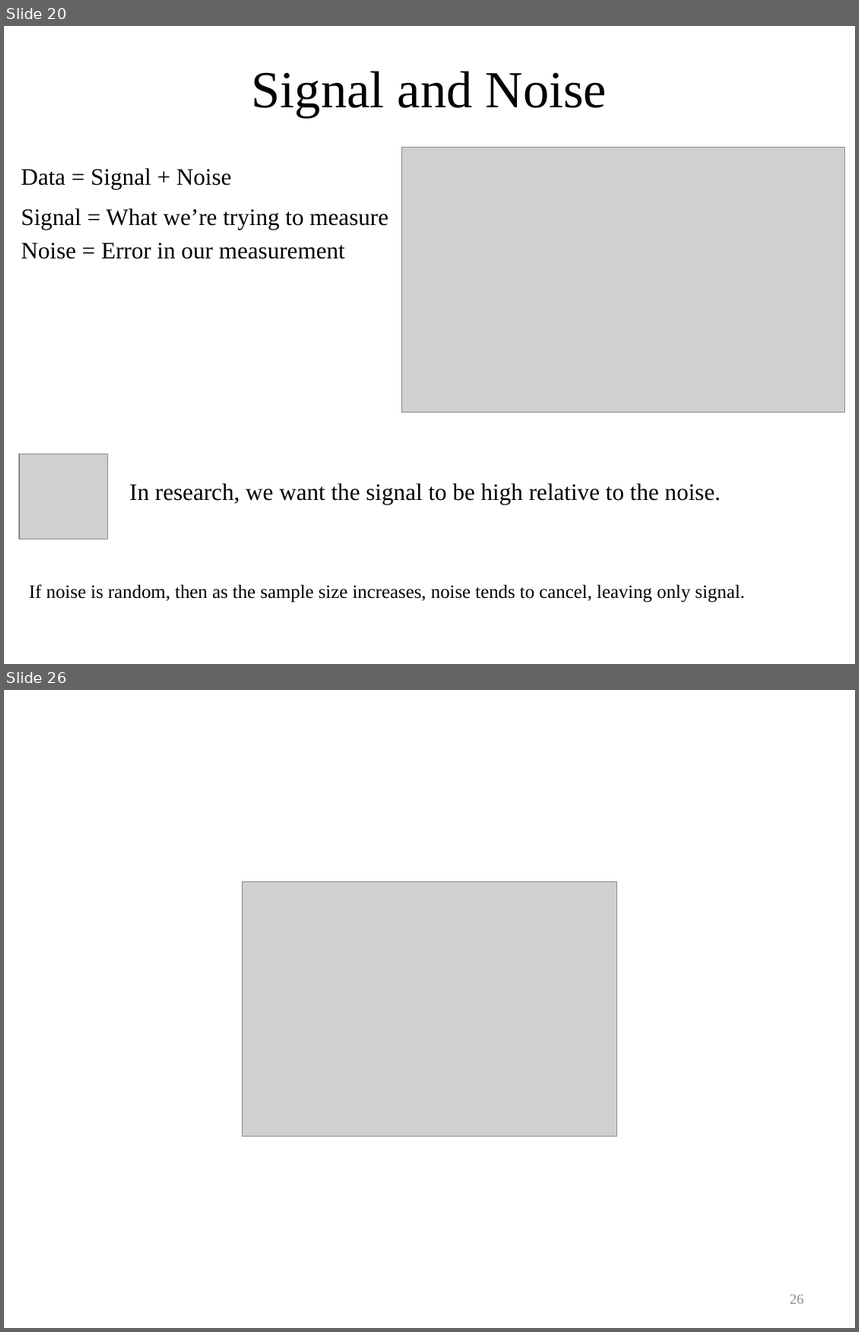
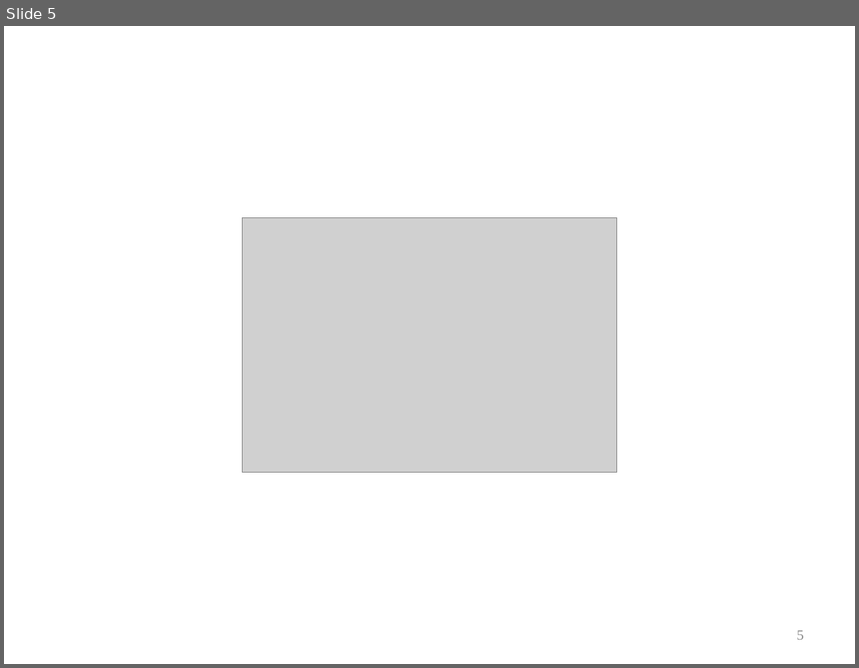
Before and after one commit to coursephd/Statistics_class, a slide deck: Day_2_Why statistics.pptx. Shown one above the other, each under a label of ours: slides 20 and 26 before the commit, slide 5 after it; the slides between them are not shown. The pictures are 859x1332 and 859x668 pixels, drawn with LibreOffice and Linux fonts; fonts in the diff are those of the drawing; grey boxes stand for pictures; background and template pictures are left out. Boxes give left, top, right and bottom in pixels: in the first picture for what was removed or moved away, otherwise in the second. Text is boxed around its words. In the diff, an @@ line names an element or a change of style, - is before the commit and + after.

```diff
--- a/Day_2_Why statistics.pptx
+++ b/Day_2_Why statistics.pptx
@@ slide 20 removed at (4,26,855,664), background #FFFFFF @@
@@ text removed at (252,71,607,118) @@
-Signal and Noise
@@ picture removed at (401,147,845,411) @@
@@ text removed at (21,168,389,259) @@
-Data = Signal + Noise
-Signal = What we’re trying to measure
-Noise = Error in our measurement
@@ picture removed at (19,454,108,539) @@
@@ text removed at (129,484,721,504) @@
-In research, we want the signal to be high relative to the noise.
@@ text removed at (29,585,745,603) @@
-If noise is random, then as the sample size increases, noise tends to cancel, leaving only signal.
@@ what was slide 26 is now slide 5 @@
@@ page number at (797,631,804,640): text changed @@
-26
+5
```
Also in this commit, not shown: 5 slides changed, 30 slides added, 20 other slides removed, 12 other files.
